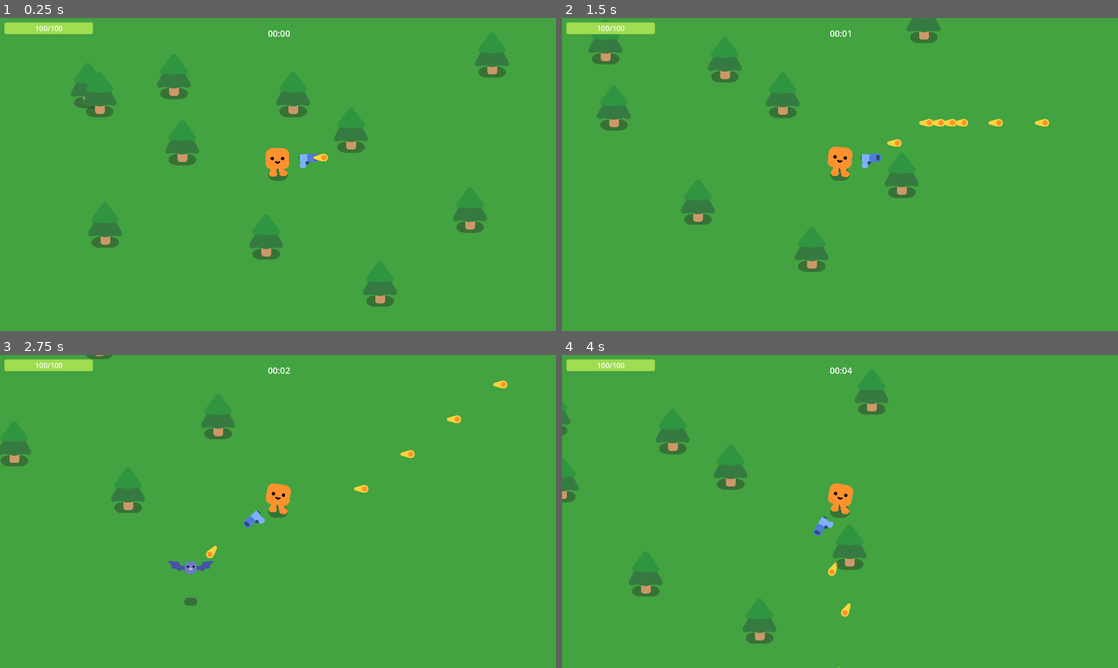
Above: before the commit, frames 1-4 (two rows, left to right).
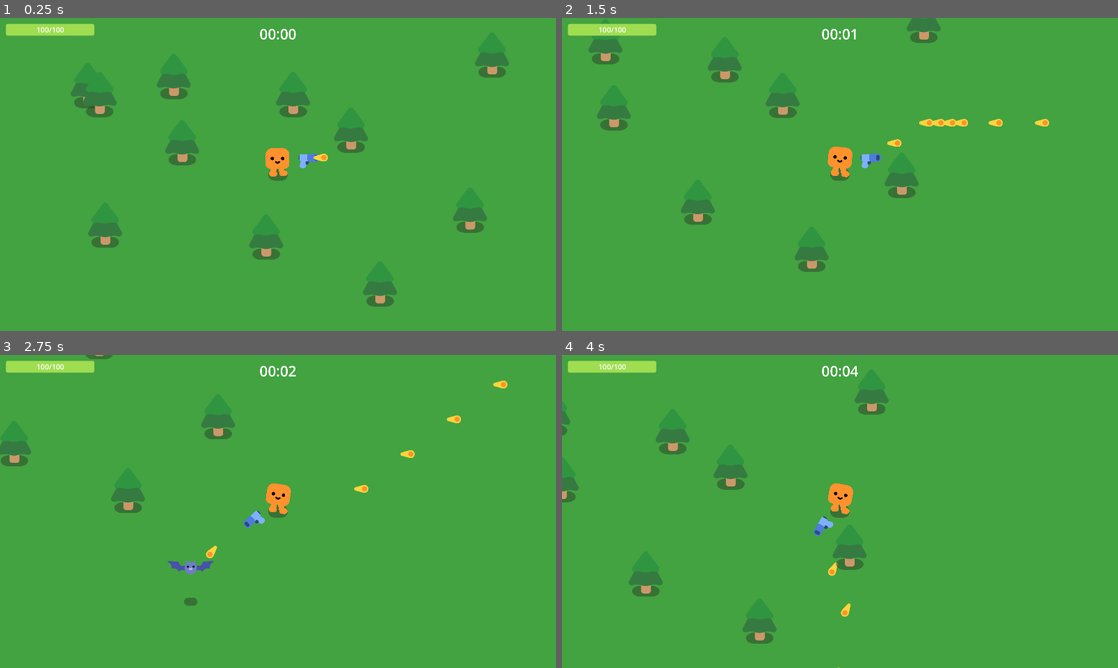
Above: after the commit, the same moments.

Repository: Gatreh/vampire-survivors-clone
Game: Godot game, scene res://Game.tscn
Same seed, same stepped clock (60 frames per second), same inputs: the game is played once before the commit and once after it.
Inputs:
- Up to frame 1 (0.25 s): no input
- Up to frame 2 (1.5 s): tap Enter at 0.5 s; hold D (move_right) 0.53-1.28 s; hold S (move_down) from 1.28 s (still down)
- Up to frame 3 (2.75 s): release S (move_down) at 2.03 s; hold D (move_right) from 2.03 s (still down)
- Up to frame 4 (4 s): release D (move_right) at 2.78 s; hold W (move_up) 2.78-3.53 s; hold A (move_left) from 3.53 s (still down)

The runs differ from the first frame. In frame 1, 0.4% of the frame differs, in the area x 0-54%, y 1-7%; in frame 2, 0.4%; in frame 3, 0.4%; in frame 4, 0.4%.

Commit message:
Moved TimerLabel to UI of player instead of keeping it in the game scene.

Diff:
--- a/Game.gd
+++ b/Game.gd
@@ -35,8 +35,9 @@
 func _on_timer_timeout():
 	spawn_mob(mobs[randi_range(0, mobs.size() - 1)])
 
-# Patterns
+#region Patterns
 
+#endregion
 #endregion
 
 func _on_stopwatch_timeout():
@@ -47,6 +48,6 @@
 	updateTimer()
 
 func updateTimer():
-	%TimerLabel.text = (
+	$Player/%TimerLabel.text = (
 		"0" + str(timeMinutes) if timeMinutes < 10 else str(timeMinutes)) + ":" + (
 		"0" + str(timeSeconds) if timeSeconds < 10 else str(timeSeconds))
--- a/Game.tscn
+++ b/Game.tscn
@@ -37,21 +37,6 @@
 unique_name_in_owner = true
 position = Vector2(-1775, -303)
 rotation = 0.0027972
-
-[node name="CanvasLayer" type="CanvasLayer" parent="Player"]
-
-[node name="TimerLabel" type="Label" parent="Player/CanvasLayer"]
-unique_name_in_owner = true
-anchors_preset = 5
-anchor_left = 0.5
-anchor_right = 0.5
-offset_left = -65.0
-offset_top = 32.0
-offset_right = 73.0
-offset_bottom = 74.0
-grow_horizontal = 2
-theme_override_font_sizes/font_size = 30
-horizontal_alignment = 1
 
 [node name="WorldObjects" type="Node" parent="."]
 
--- a/Player.tscn
+++ b/Player.tscn
@@ -28,13 +28,29 @@
 platform_floor_layers = 4294967040
 script = ExtResource("1_8u6if")
 
-[node name="HealthBar" type="ProgressBar" parent="."]
+[node name="UI" type="CanvasLayer" parent="."]
+layer = 15
+
+[node name="TimerLabel" type="Label" parent="UI"]
+unique_name_in_owner = true
+anchors_preset = 5
+anchor_left = 0.5
+anchor_right = 0.5
+offset_left = -69.0
+offset_top = 20.0
+offset_right = 69.0
+offset_bottom = 62.0
+grow_horizontal = 2
+theme_override_font_sizes/font_size = 50
+horizontal_alignment = 1
+
+[node name="HealthBar" type="ProgressBar" parent="UI"]
 unique_name_in_owner = true
 z_index = 128
-offset_left = -945.0
-offset_top = -525.0
-offset_right = -639.0
-offset_bottom = -484.0
+offset_left = 20.0
+offset_top = 20.0
+offset_right = 326.0
+offset_bottom = 61.0
 size_flags_stretch_ratio = 0.0
 theme_override_styles/background = SubResource("StyleBoxFlat_7c34n")
 theme_override_styles/fill = SubResource("StyleBoxFlat_lgi7r")
@@ -43,7 +59,7 @@
 rounded = true
 show_percentage = false
 
-[node name="HealthLabel" type="Label" parent="HealthBar"]
+[node name="HealthLabel" type="Label" parent="UI/HealthBar"]
 unique_name_in_owner = true
 layout_mode = 1
 anchors_preset = 8
